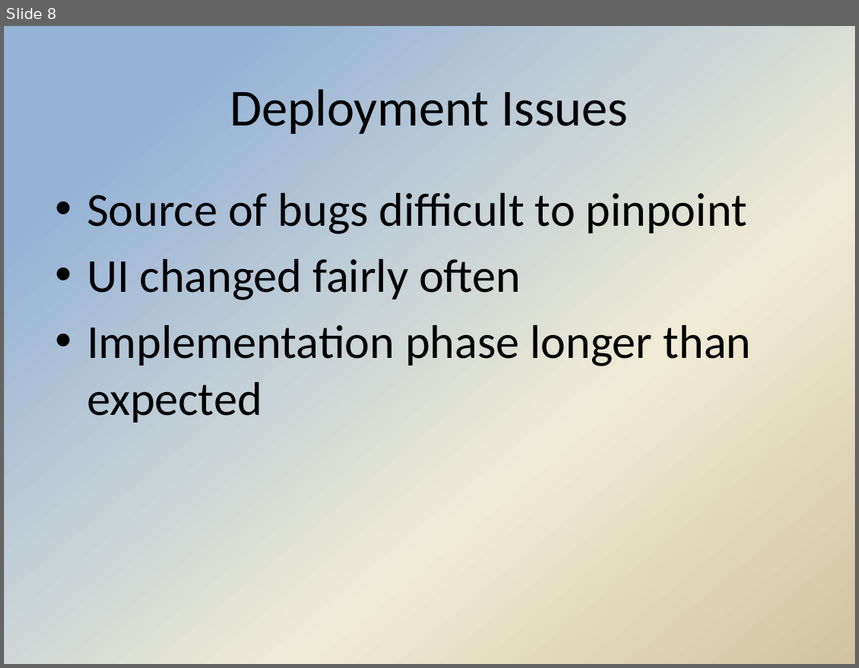
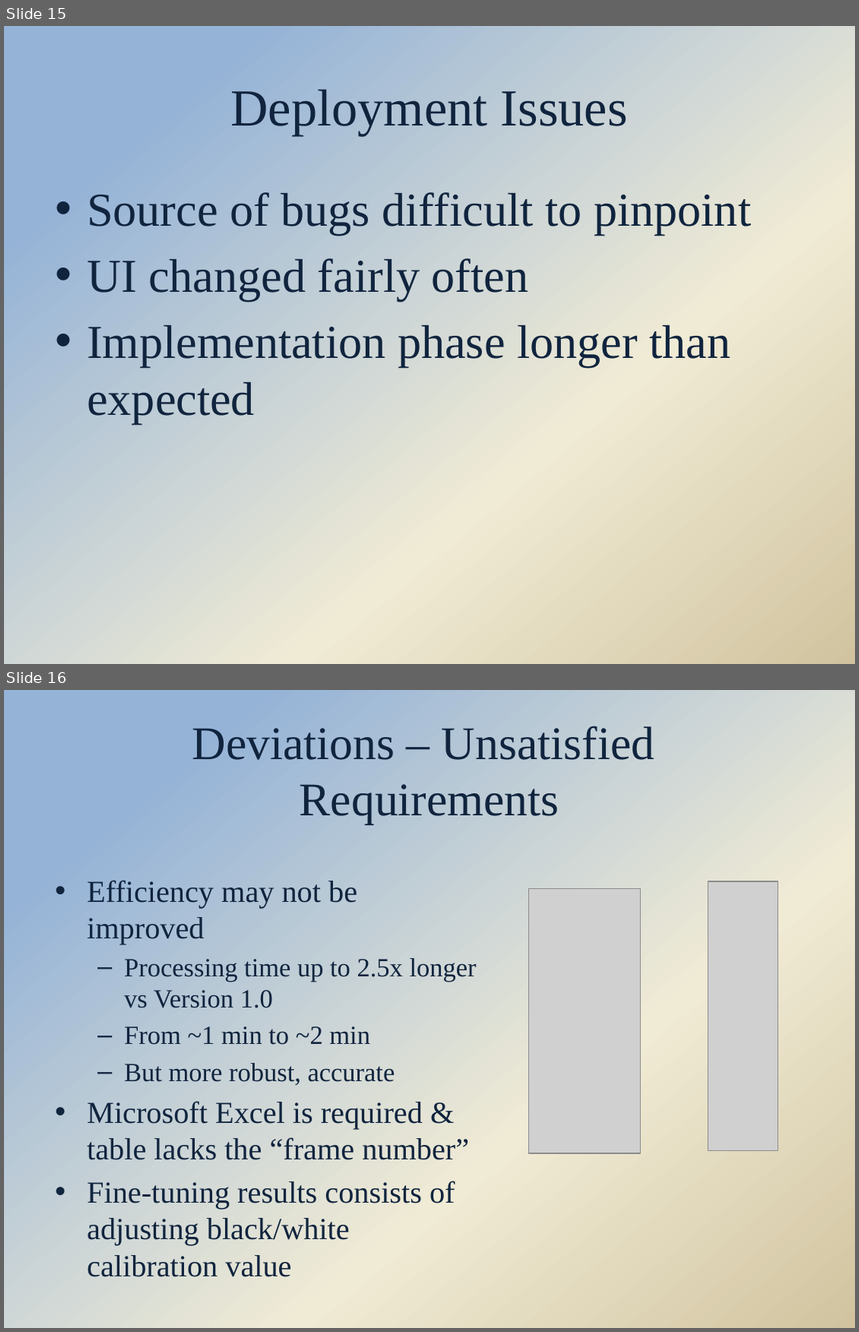
Before and after one commit to Hdtran89/ImageProcessing, a slide deck: A Team Documents/Final presentation.pptx. Shown one above the other, each under a label of ours: slide 8 before the commit, slides 15 and 16 after it. The pictures are 859x668 and 859x1332 pixels, drawn with LibreOffice and Linux fonts; fonts in the diff are those of the drawing; grey boxes stand for pictures; background and template pictures are left out. Boxes give left, top, right and bottom in pixels: in the first picture for what was removed or moved away, otherwise in the second. Text is boxed around its words. In the diff, an @@ line names an element or a change of style, - is before the commit and + after.

```diff
--- a/A Team Documents/Final presentation.pptx
+++ b/A Team Documents/Final presentation.pptx
@@ slide 16 added at bbox=[4, 690, 855, 1328], background gradient #95B3D7 to #F0EBD5 to #D1C39F @@
@@ title added at bbox=[192, 726, 655, 824], 39.6 pt, text #0F243E @@
+Deviations – Unsatisfied
+Requirements
@@ text added at bbox=[87, 880, 477, 1277], 25.9 pt, text #0F243E @@
+• Efficiency may not be improved
+  – Processing time up to 2.5x longer vs Version 1.0
+  – From ~1 min to ~2 min
+  – But more robust, accurate
+• Microsoft Excel is required & table lacks the “frame number”
+• Fine-tuning results consists of adjusting black/white calibration value
@@ picture added at bbox=[529, 888, 641, 1153] @@
@@ picture added at bbox=[708, 882, 778, 1151] @@
@@ what was slide 8 is now slide 15 @@
@@ slide 15 changed as well @@
@@ title "Deployment Issues" at bbox=[230, 89, 628, 135]: font Calibri to Times New Roman, text colour #000000 to #0F243E @@
@@ text "Source of bugs difficult to ..." at bbox=[87, 192, 751, 424]: font Calibri to Times New Roman, text colour #000000 to #0F243E @@
```
Also in this commit, not shown: 13 other slides changed, 8 other slides added, 1 slide removed.
